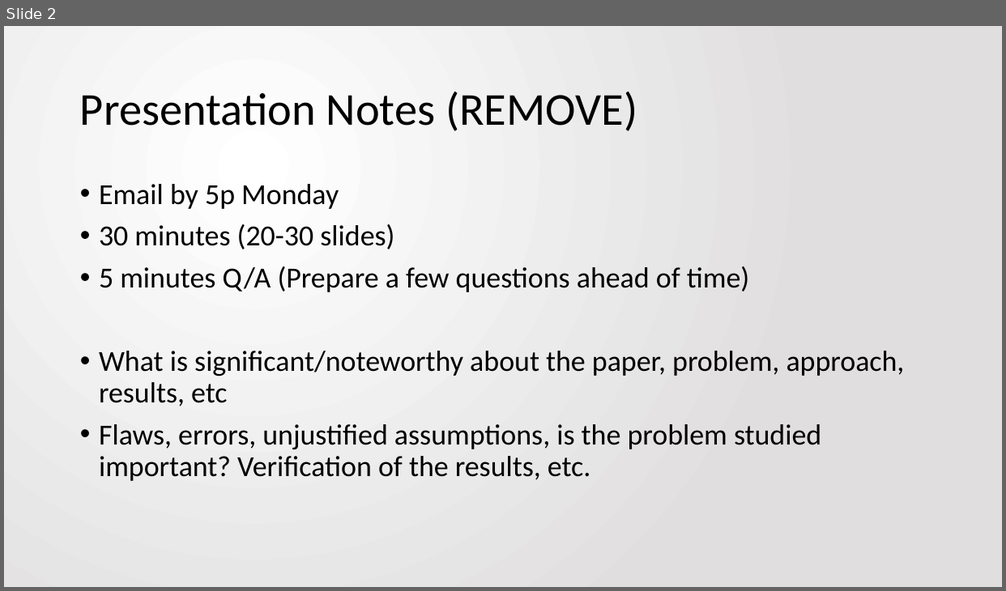
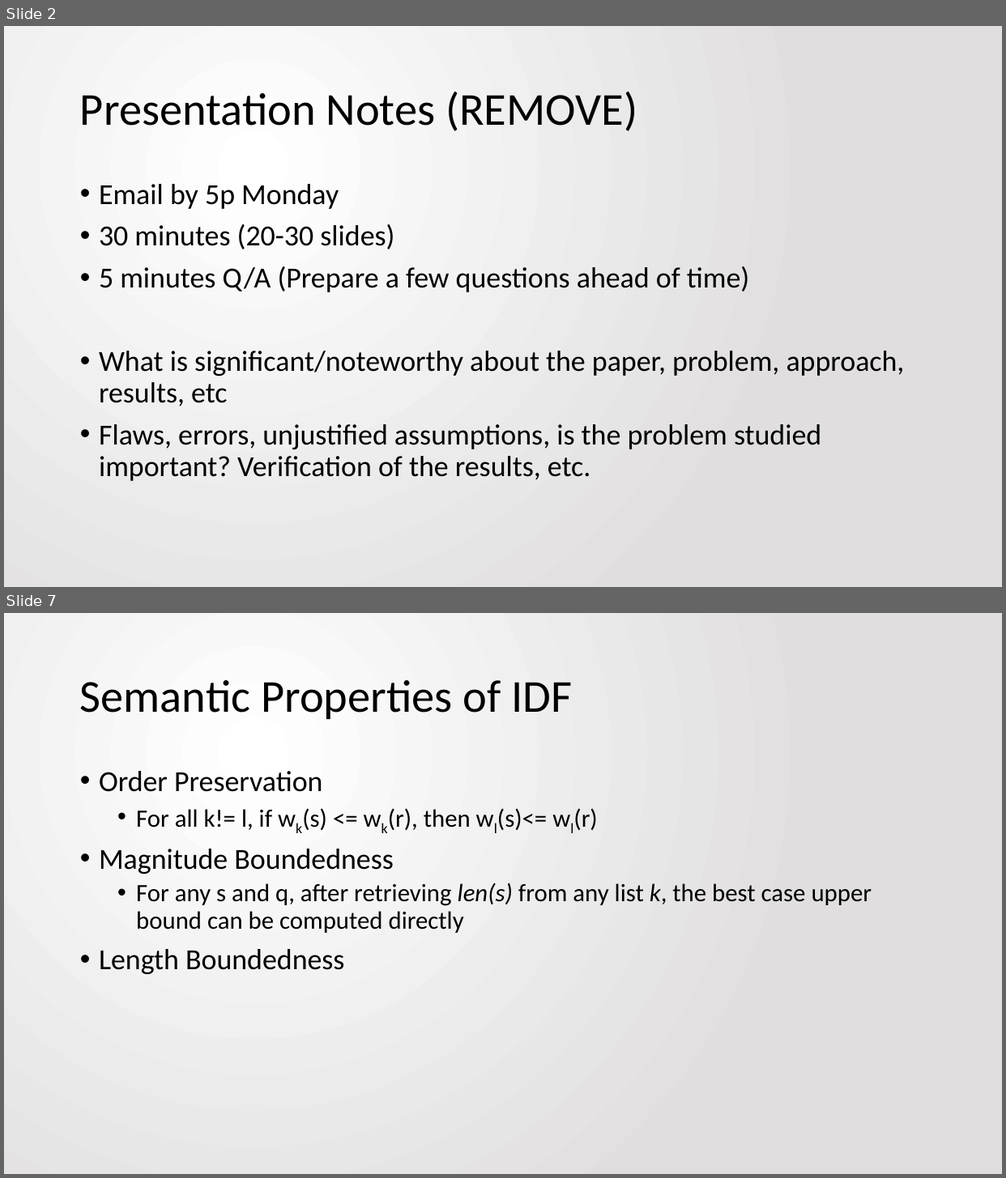
Before and after one commit to jbfitz/EECS405, a slide deck: Paper Presentation/EECS405.PattersonFitzpatrick.PaperPresentation.pptx. Shown one above the other, each under a label of ours: slide 2 before the commit, slides 2 and 7 after it; the slides between them are not shown. The pictures are 1006x591 and 1006x1178 pixels, drawn with LibreOffice and Linux fonts; fonts in the diff are those of the drawing. Boxes give left, top, right and bottom in pixels: in the first picture for what was removed or moved away, otherwise in the second. Text is boxed around its words. In the diff, an @@ line names an element or a change of style, - is before the commit and + after.

```diff
--- a/Paper Presentation/EECS405.PattersonFitzpatrick.PaperPresentation.pptx
+++ b/Paper Presentation/EECS405.PattersonFitzpatrick.PaperPresentation.pptx
@@ slide 7 added at [4, 613, 1002, 1174], background gradient #FFFFFF to #E1DFDF @@
@@ title added at [80, 680, 572, 719], 44 pt, text #000000 @@
+Semantic Properties of IDF
@@ text added at [99, 771, 872, 974], 24 pt, text #000000 @@
+• Order Preservation
+  • For all k!= l, if wk(s) <= wk(r), then wl(s)<= wl(r)
+• Magnitude Boundedness
+  • For any s and q, after retrieving len(s) from any list k, the best case upper bound can be computed directly
+• Length Boundedness
```
Also in this commit, not shown: 4 other slides added, 1 other file.
